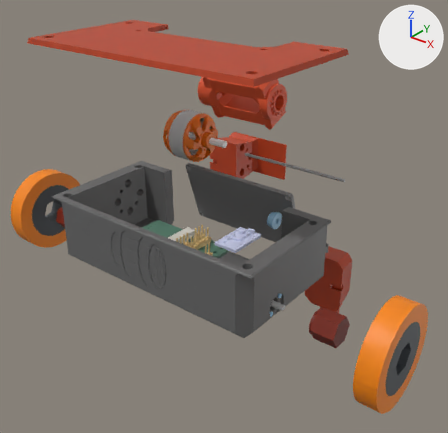
Two versions of the Blender file Poster/Renders/BarrelRollV3 copy.blend, one commit apart.
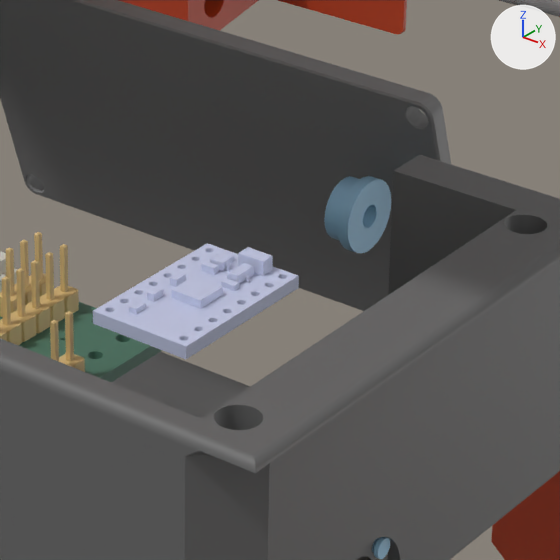
There are two pictures of each version: one whole from a 50 mm lens placed at (1.994, -1.825, 1.547), pointed at (0.307, 0.283, 0.239), one close up on the part from 43% to 71% of the width and 40% to 69% of the height. The axes (+X, +Y, +Z) are drawn at upper right. The lights are the same throughout. The first two pictures are the older version.

The first close-up shows 'empty_10', 'empty_18', 'empty_21', 'empty_30', 'empty_32', 'empty_36', 'empty_4', 'empty_41', 'empty_42', 'empty_46' and 3 more.
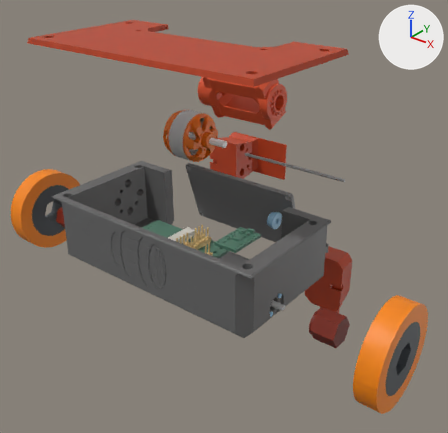
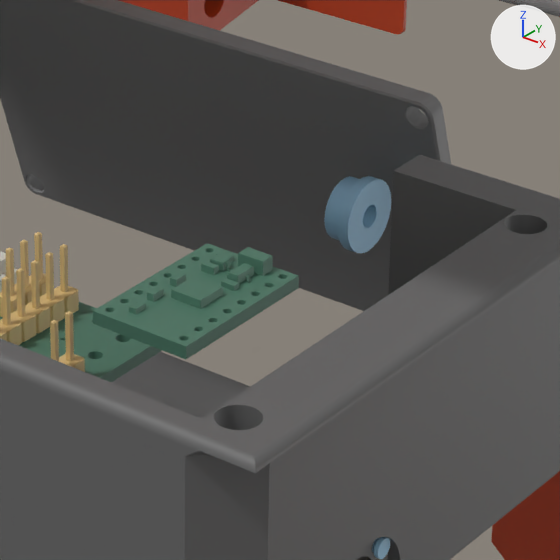
The change, as a list of edits to the scene's bpy script:
```text
Change mat_material_054:
    mat_material_054.base_color: (0.591, 0.638, 0.855) -> (0.0802, 0.202, 0.141)  # pale blue #cad1ee -> dark green #507c69
```

Boxes (x1, y1, x2, y2) around the edits, measured in the close-ups (560 x 560 px):
'empty_4', recoloured (pale blue to dark green)
    both: (93, 243, 299, 359)
